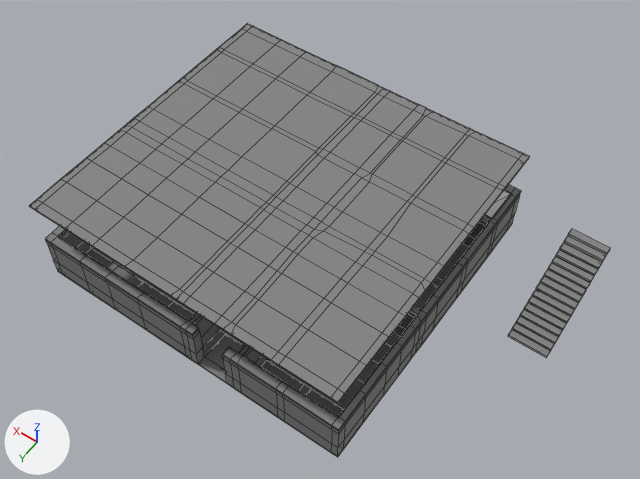
A saved change to the FBX model Models/VansHouse/export/VanHouse2Floor.FBX.
Camera for both pictures: a 50 mm lens placed at (-103.0, 99.1, 141.3), pointed at (-43.5, 15.8, 10.4). Every picture has the same lights, and +X, +Y and +Z are marked at lower left. Mesh edges are drawn as thin lines. Where no turn or scale is listed for an object, it has been applied to the vertices. Vertices at the same position are counted once.
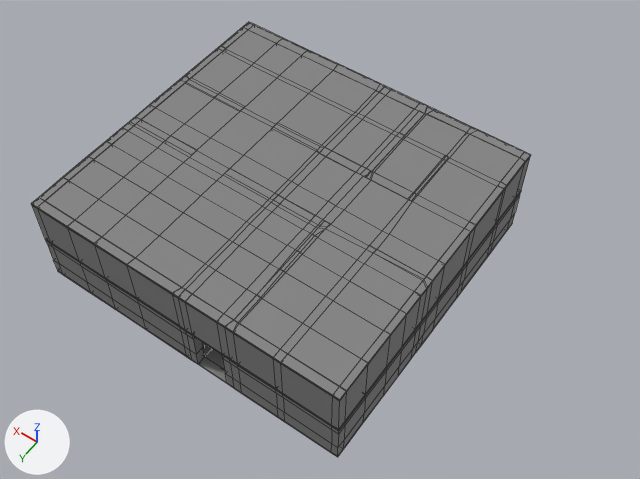
Commit message: Van House model to model

Changed parts and their boxes (x1, y1, x2, y2) in the pictures (640 x 479 px):
'Box008', moved
    before: (29, 23, 529, 403)
    after: (31, 30, 519, 401)
'Box001', reshaped (16% narrower)
    before: (45, 184, 611, 457)
    after: (45, 191, 521, 457)
'Box006', shown
    after: (31, 22, 531, 430)
'LTypeStair001', deleted
    before: (485, 191, 510, 218)
part 1 of me_mesh, deleted
    before: (508, 229, 611, 358)
part 2 of me_mesh_003, built on
    after: (123, 51, 471, 328)

Patch to the scene script:
```diff
--- a/Models/VansHouse/export/VanHouse2Floor.FBX.py
+++ b/Models/VansHouse/export/VanHouse2Floor.FBX.py
@@ me_mesh @@
 # used by ob_box001; location = (-35.0, 14.4, 0.1)
-me_mesh.from_pydata(...)  # 1266 vertices, 1240 faces; spans x -53.5..33.4, y -31.2..31.2, z 0.0..10.5
+me_mesh.from_pydata(...)  # 1138 vertices, 1144 faces; spans x -33.4..33.4, y -31.2..31.2, z 0.0..10.5
+# me_mesh part 1: 16 loose pieces with 128 vertices, spanning x -53.5..-45.6, y -28.9..-6.4, z 0.8..9.8, are deleted
 me_mesh.materials.append(mat_material__35)
@@ me_mesh_003 @@
 # used by ob_box006; location = (-35.0, 14.4, 10.3)
-me_mesh_003.from_pydata(...)  # 626 vertices, 614 faces; spans x -33.4..33.4, y -31.2..31.2, z 0.0..10.6
+me_mesh_003.from_pydata(...)  # 680 vertices, 680 faces; spans x -33.4..33.4, y -31.2..31.2, z 0.0..10.6
+# me_mesh_003 part 2
+# 1 vertex is removed from x -9.3, y -10.5, z 0.4
+# 23 faces are deleted
+# 32 vertices in x -33.4..33.4, y -29.0..6.1, z 0.0..10.5 move by (0.0, -0.3, 0.0)
+# 9 vertices in x -11.4..31.9, y 6.1, z 0.4 move by (0.0, -0.6, 0.0)
+# 5 vertices in x -0.4..31.9, y -10.1, z 0.4 move by (0.0, -0.4, 0.0)
+# 5 vertices in x -0.4..31.9, y -9.1, z 0.4 move by (0.0, 0.4, 0.0)
+# 4 vertices in x -9.3, y -29.0..-8.7, z 0.4 move by (-1.1, 0.0, 0.0)
+# 3 vertices in x -12.7, y -21.8..-10.5, z 0.0 move by (0.7, 0.0, 0.0)
+# 2 vertices move from x -12.7..-11.0, y -29.0..-8.7, z 0.0..0.4 to x -12.0..-11.7, y -29.3..-8.7, z 0.0..0.4
+# 6 vertices are added at (-21.3, -10.5, 10.5), (-21.3, -21.8, 10.5), (-11.8, -10.5, 10.5), (-10.4, -10.5, 0.4), (-10.4, -10.5, 10.5), (-21.3, -20.7, 10.5)
+# 41 new vertices lie (0.0, 0.0, 10.1) away from vertices in x -11.7..31.9, y -29.0..6.1, z 0.4
+# 8 new vertices lie (0.2, 0.0, 10.1) away from vertices in x -21.5..-11.0, y -21.8..-8.7, z 0.4
+# 89 new faces join them
 me_mesh_003.materials.append(mat_material__35)
@@ ob_box006 @@
 ob_box006.location = (-35.0, 14.4, 10.3)
-ob_box006.hide_viewport = True
@@ ob_ltypestair001 @@
-ob_ltypestair001 = bpy.data.objects.new('LTypeStair001', me_mesh_002)
-ob_ltypestair001.location = (-47.7, 11.0, 0.0)
@@ ob_box008 @@
 ob_box008 = bpy.data.objects.new('Box008', me_mesh_004)
-ob_box008.location = (-35.0, 14.9, 20.3)
+ob_box008.location = (-35.0, 14.4, 20.3)
```
